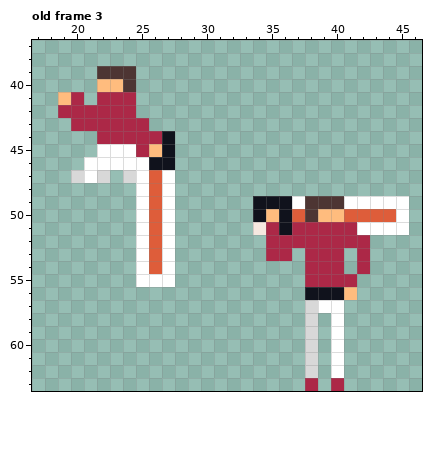
Edited in one commit: pixel-art file (Assets/Gunblade16x.aseprite). Above, as it was before the edit.
48x64 pixels, 7 frames. Shown: old frame 3: x 17..46, y 37..63. The commit also changed other frames, which this record leaves out.
After the commit:
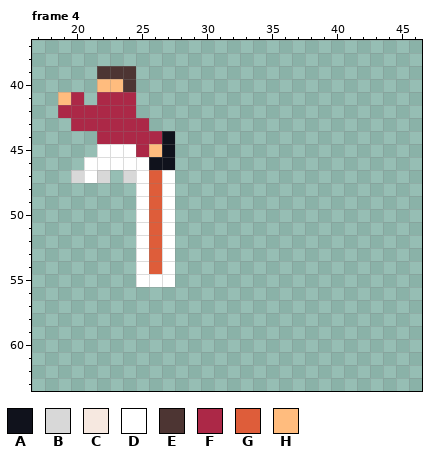
Palette (. is transparent): A #10121c  B #d8d8d8  C #f6e8e0  D #ffffff  E #4d3533  F #ac2847  G #de5d3a  H #ffbc7e
A new or re-ordered frame is compared with the old frame closest to it.
Difference:
layer "Layer 2" removed
layer "Layer 1" removed
frames re-ordered
Frame 4 against old frame 3:
The author cleared colour A in row 49 at x 34 to 36; in row 50 at x 34 and 36; in row 51 at x 36; in row 56 at x 38 to 40.
The author cleared colour B in rows 57 to 62 at x 38.
The author cleared colour C in row 51 at x 34.
The author cleared colour D in row 49 at x 37 and 41 to 45; in row 50 at x 45; in row 51 at x 42 to 45; in row 57 at x 39 to 40; in rows 58 to 62 at x 40.
The author cleared colour E in row 49 at x 38 to 40; in row 50 at x 38.
The author cleared colour F in row 51 at x 35 and 37 to 41; in row 52 at x 35 to 42; in row 53 at x 35 to 36, 38 to 40 and 42; in row 54 at x 38 to 40 and 42; in row 55 at x 38 to 41; in row 63 at x 38 and 40.
The author cleared colour G in row 50 at x 37 and 41 to 44.
The author cleared colour H in row 50 at x 35 and 39 to 40; in row 56 at x 41.
